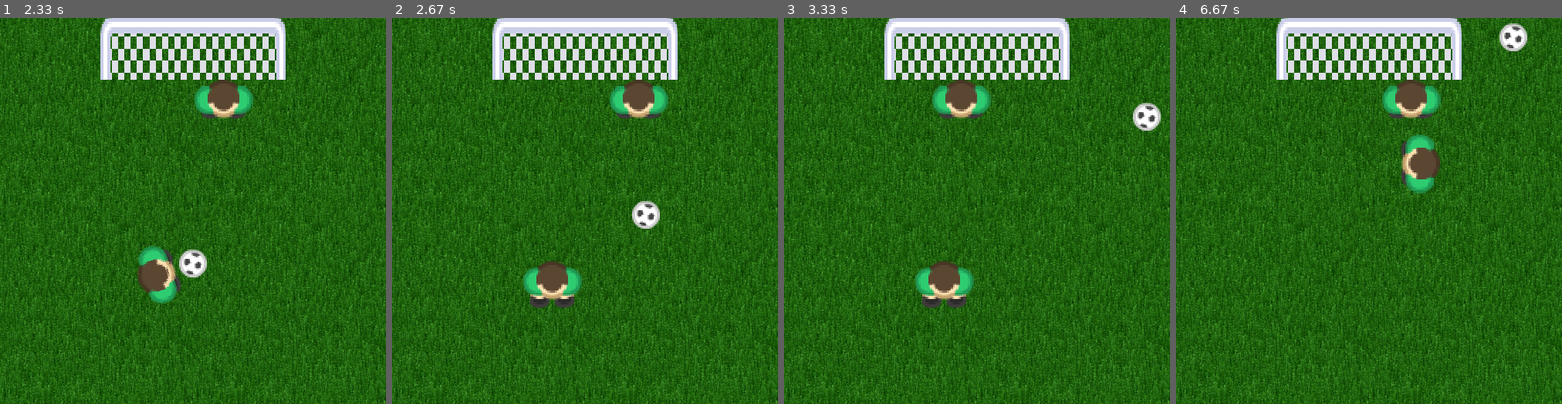
Above: before the commit, frames 1-4 (left to right).
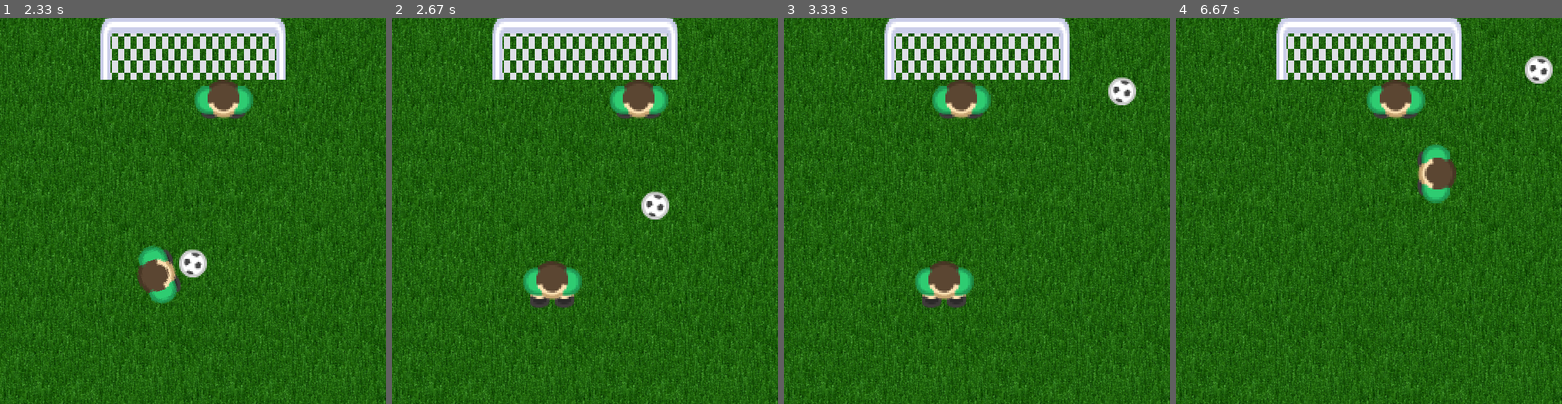
Above: after the commit, the same moments.

Repository: tara-nguyen/PyGame
Game: pygame game, started from MyFirstGameUsingClassesVer2.py
Two runs of this game, one before a commit and one after it. Both use one fixed random seed, a clock stepped at 60 frames per second and the inputs below.
Inputs:
- Up to frame 1 (2.33 s): hold Right 0.33-0.8 s; hold Up 0.83-1.13 s; tap Space at 0.9, 1.23, 1.53, 1.73, 2.03, 2.3 s; tap S at 0.98 s; hold Right 1.17-1.63 s; hold Left 1.67-2.2 s; hold Down from 2.23 s (still down)
- Up to frame 2 (2.67 s): tap S at 2.38 s; release Down at 2.53 s; hold Left from 2.57 s (still down); tap Space at 2.63 s
- Up to frame 3 (3.33 s): release Left at 2.97 s
- Up to frame 4 (6.67 s): hold Right 5.8-6.27 s; tap Space at 5.87, 6.17, 6.37 s; hold Left from 6.3 s (still down); tap S at 6.45 s

Frame 1 is identical in both runs. In frame 2, 0.6% of the frame differs, in the area x 62-72%, y 45-55%; in frame 3, 0.9%; in frame 4, 4.1%, in the area x 49-98%, y 1-48%.

Commit message:
Make goalkeeper automatically kick ball back
See [comment](https://github.com/tara-nguyen/pygame-football/issues/1#issuecomment-685331209) in #1

Diff:
--- a/MyFirstGameUsingClassesVer2.py
+++ b/MyFirstGameUsingClassesVer2.py
@@ -4,6 +4,34 @@
 import pygame, sys, random, math
 import NonplayerClasses as nonplayer
 import PlayerClasses as player
+
+def processMovements():
+    '''This function processes the movements of the ball and of the goalkeeper
+    while the ball is moving.'''
+    global goalkeeper, ball
+    # angle (measured in degrees) at which the ball will move, with
+    # respect to the y-axis pointing up from the current ball center
+    ball.setMovingAngle(random.uniform(bodyAngle-1, bodyAngle+1))
+    # initial step size of the ball
+    stepSize = random.uniform(18, 22)
+    ball.setFirstStep(stepSize)
+    ball.moving = True
+    while ball.moving and round(stepSize) > 0:
+        # move goalkeeper between goal posts
+        goalkeeper.move(goalPosts)
+        goalkeeper.updatePlayer(gkLFootIndex, gkBodyIndex)
+        # all players' current rotations
+        playerRots = goalkeeper.getRotation(), striker.getRotation()
+        # point right between each player's feet
+        feetMidpoints = (goalkeeper.getMidpoint(),
+                         striker.getMidpoint())
+        if ball.checkGoal(goalPosts):   # ball in goal
+            ball.inGoal = True
+        # move ball
+        ball.move(stepSize, goalPosts, numPlayers, playerRots,
+                  feetMidpoints, minDist)
+        # new step size
+        stepSize = math.sqrt(ball.stepX**2+ball.stepY**2)
 
 pygame.init()   # start pygame
 
@@ -74,10 +102,10 @@
     ball.inGoal = False
 
     pressedKeys = pygame.key.get_pressed()
-    # process keys used for player movements
+    # process keys used for the striker's movements
     pressed, direction, moveType = bg.processMoveKeys(pressedKeys)
     if pressed in bg.moveKeys:
-        # one of the keys used for player movements has been pressed
+        # one of the movement keys has been pressed
         striker.move(moveType, direction, ball.center, ball.getCenterPos())
     if pressedKeys[pygame.K_s] == 1:
         # 's' key has been pressed --> player will kick the ball
@@ -87,64 +115,33 @@
         # The ball will move if the foot touches it.
         if goalkeeper.touchedBall or striker.touchedBall:
             # nearest distance to the player that the ball can get
-            minDist = ball.center[1] + striker.bodyCenterStart[1] - 5
+            minDist = ball.center[1] + striker.bodyCenterStart[1] - 3
             if goalkeeper.touchedBall:   # goalkeeper kicks the ball
                 goalkeeper.speed = gkStartSpeed   # resets goalkeeper's speed
                 # angle (measured in degrees) of the body with respect to the
                 # y-axis pointing down from the ball
                 bodyAngle = goalkeeper.getBodyAngle(ball.getCenterPos())
-                # angle (measured in degrees) at which the ball will move, with
-                # respect to the y-axis pointing up from the current ball center
-                ball.setMovingAngle(random.uniform(bodyAngle-1, bodyAngle+1))
-                # initial step size of the ball
-                stepSize = random.uniform(18, 22)
-                ball.setFirstStep(stepSize)
-                ball.moving = True
-                while ball.moving and round(stepSize) > 0:
-                    # move goalkeeper between goal posts
-                    goalkeeper.move(goalPosts)
-                    goalkeeper.updatePlayer(gkLFootIndex, gkBodyIndex)
-                    # all players' current rotations
-                    playerRots = goalkeeper.getRotation(), striker.getRotation()
-                    # point right between each player's feet
-                    feetMidpoints = (goalkeeper.getMidpoint(),
-                                     striker.getMidpoint())
-                    if ball.checkGoal(goalPosts):   # ball in goal
-                        ball.inGoal = True
-                    # move ball
-                    ball.move(stepSize, goalPosts, numPlayers, playerRots,
-                              feetMidpoints, minDist)
-                    # new step size
-                    stepSize = math.sqrt(ball.stepX**2+ball.stepY**2)
+                # process movements of the ball and of the goalkeeper
+                processMovements()
             else:   # striker kicks the ball
                 # angle (measured in degrees) of the body with respect to the
                 # y-axis pointing down from the ball
                 bodyAngle = striker.getBodyAngle(ball.getCenterPos())
-                # angle (measured in degrees) at which the ball will move, with
-                # respect to the y-axis pointing up from the current ball center
-                ball.setMovingAngle(random.uniform(bodyAngle-1, bodyAngle+1))
-                # initial step size of the ball
-                stepSize = random.uniform(18, 22)
-                ball.setFirstStep(stepSize)
-                ball.moving = True
-                while ball.moving and round(stepSize) > 0:
-                    # move goalkeeper between goal posts
-                    goalkeeper.move(goalPosts)
-                    goalkeeper.updatePlayer(gkLFootIndex, gkBodyIndex)
-                    # all players' current rotations
-                    playerRots = goalkeeper.getRotation(), striker.getRotation()
-                    # point right between each player's feet
-                    feetMidpoints = (goalkeeper.getMidpoint(),
-                                     striker.getMidpoint())
-                    if ball.checkGoal(goalPosts):   # ball in goal
-                        ball.inGoal = True
-                    # move ball
-                    ball.move(stepSize, goalPosts, numPlayers, playerRots,
-                              feetMidpoints, minDist)
-                    if ball.gkCaught:   # goalkeeper has the ball
-                        goalkeeper.speed = 0
-                    # current step size
-                    stepSize = math.sqrt(ball.stepX**2+ball.stepY**2)
+                # process movements of the ball and of the goalkeeper
+                processMovements()
+                if ball.gkCaught:   # goalkeeper has the ball
+                    goalkeeper.speed = 0
+                    # goalkeeper kicks the ball back
+                    goalkeeper.kickBall(ball.getCenterPos(), ball.center,
+                                        gkLFootIndex)
+                    if goalkeeper.touchedBall:
+                        # reset goalkeeper's speed
+                        goalkeeper.speed = gkStartSpeed
+                        # angle (measured in degrees) of the body with respect
+                        # to the y-axis pointing down from the ball
+                        bodyAngle = goalkeeper.getBodyAngle(ball.getCenterPos())
+                        # process movements of the ball and of the goalkeeper
+                        processMovements()
 
     # If in goal, the ball will be return to its original position after it has
     # stopped moving.
Not shown, changed: README.md
